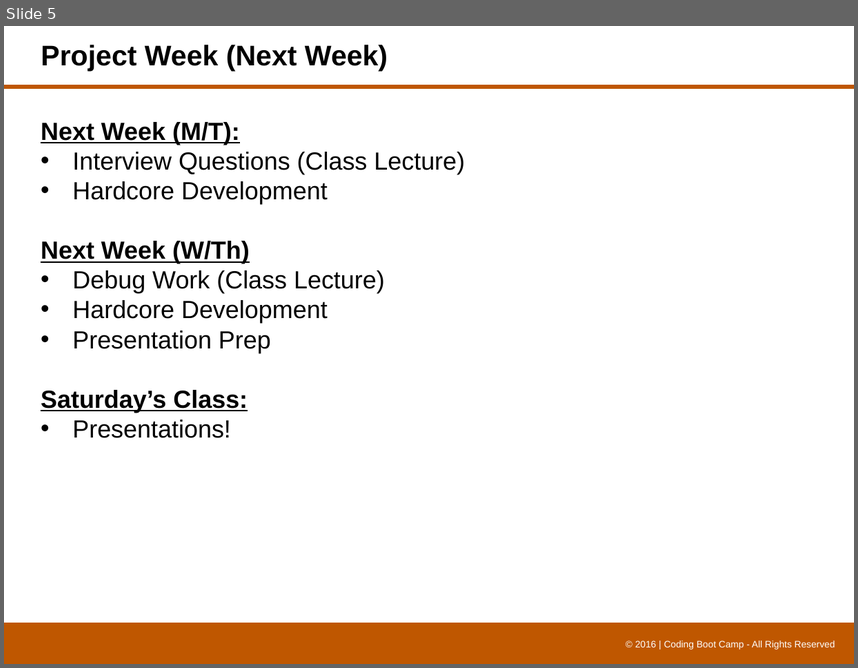
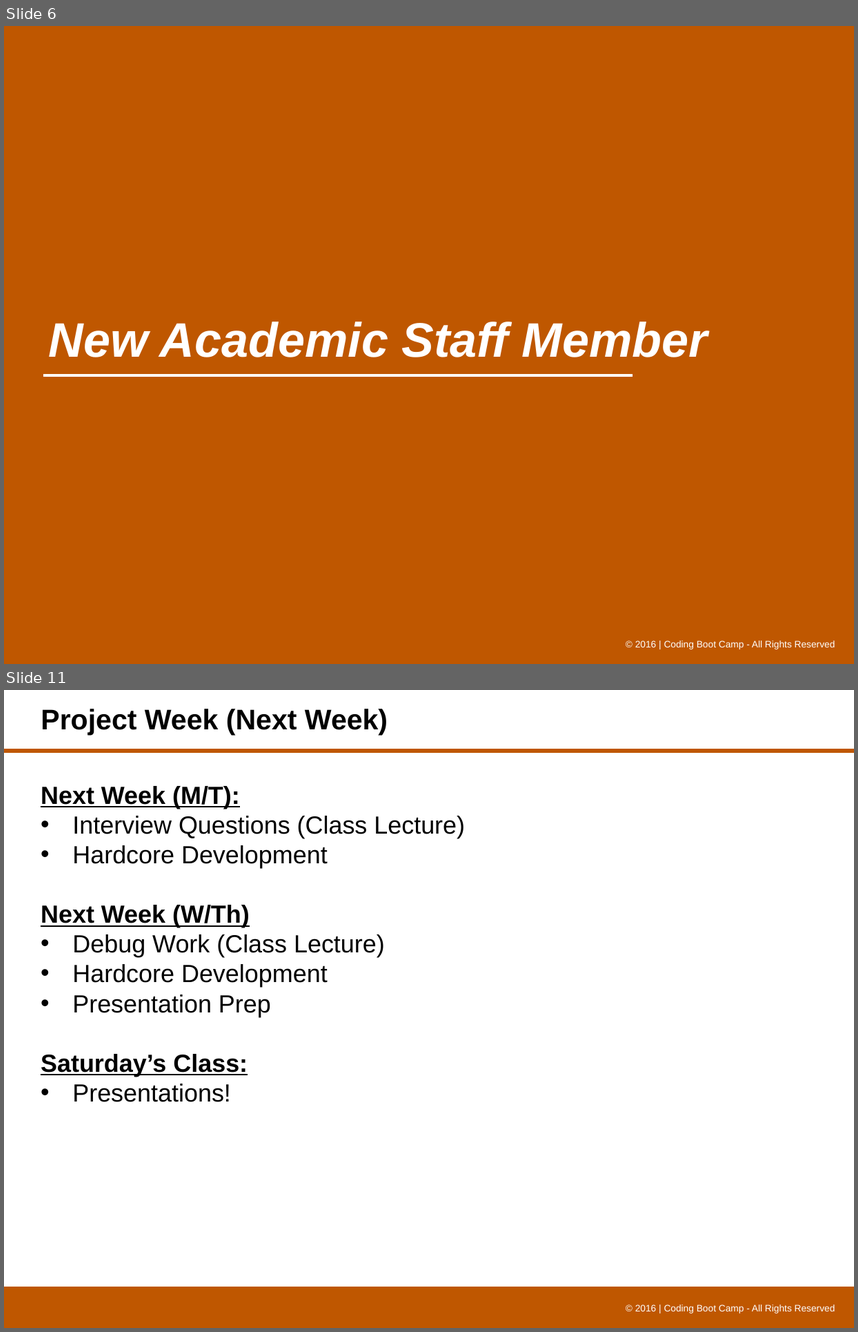
Before and after one commit to threecs/camp, a slide deck: 0419-tth-class-content/08-api-project/8.1/UT-API_Project_Week_1.pptx. Shown one above the other, each under a label of ours: slide 5 before the commit, slides 6 and 11 after it; the slides between them are not shown. The pictures are 858x668 and 858x1332 pixels, drawn with LibreOffice and Linux fonts; fonts in the diff are those of the drawing; background and template pictures are left out. Boxes give left, top, right and bottom in pixels: in the first picture for what was removed or moved away, otherwise in the second. Text is boxed around its words. In the diff, an @@ line names an element or a change of style, - is before the commit and + after.

```diff
--- a/0419-tth-class-content/08-api-project/8.1/UT-API_Project_Week_1.pptx
+++ b/0419-tth-class-content/08-api-project/8.1/UT-API_Project_Week_1.pptx
@@ slide 6 added at (x1=4, y1=26, x2=854, y2=664), background #BF5700; not listed: 1 template element that a slide beside it also shows @@
@@ title added at (x1=49, y1=321, x2=708, y2=357), 41 pt, text #FFFFFF, bold, italic @@
+New Academic Staff Member
@@ rectangle added at (x1=44, y1=374, x2=633, y2=377), fill #FFFFFF @@
@@ what was slide 5 is now slide 11 @@
```
Also in this commit, not shown: 1 slide changed, 8 other slides added, 4 slides removed, 21 other files.
